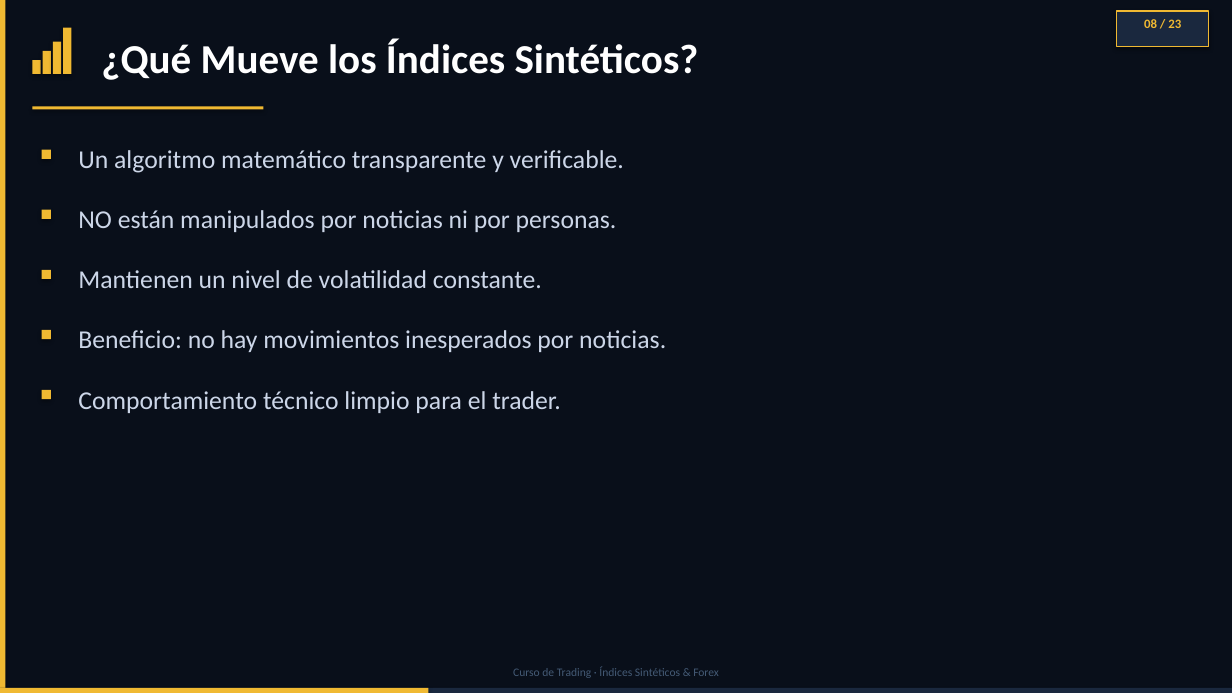
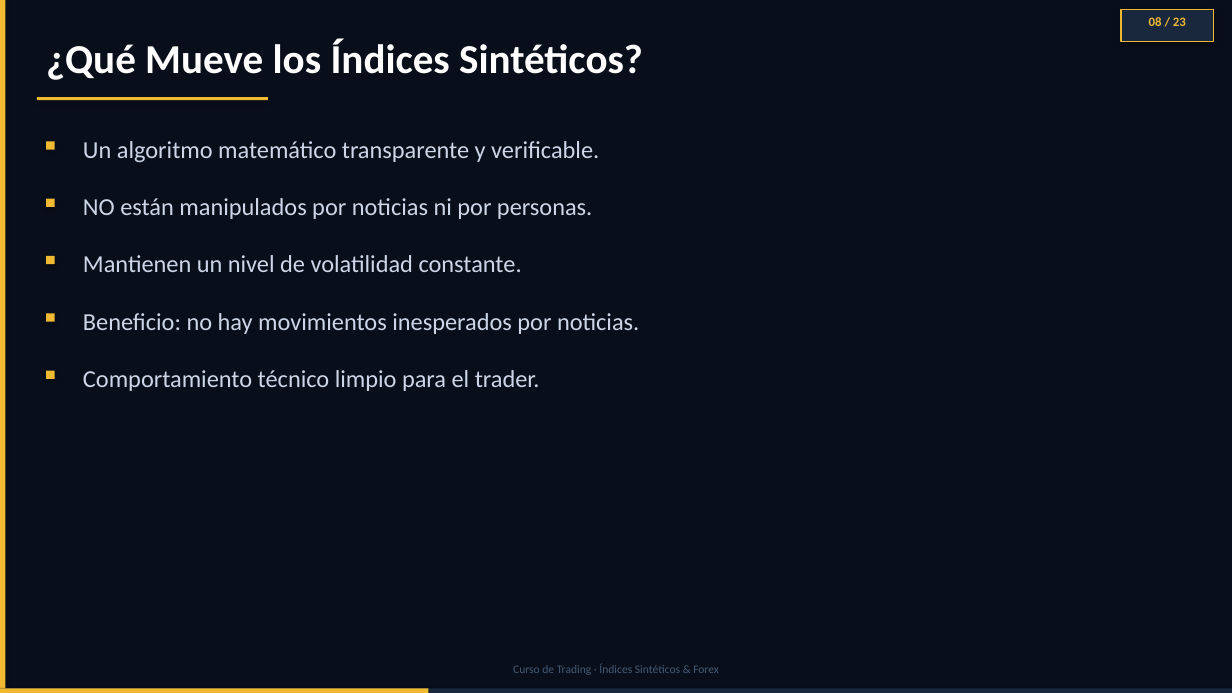
Before and after one commit to daac-gif/curso-trading, a slide deck: slide 8 of diapositivas/Clase_01_PREMIUM_FINAL.pptx. Drawn at 1232x693 pixels with LibreOffice and Linux fonts; fonts in the diff are those of the drawing. Boxes give left, top, right and bottom in pixels: in the first picture for what was removed or moved away, otherwise in the second. Text is boxed around its words. In the diff, an @@ line names an element or a change of style, - is before the commit and + after.

```diff
--- a/diapositivas/Clase_01_PREMIUM_FINAL.pptx
+++ b/diapositivas/Clase_01_PREMIUM_FINAL.pptx
@@ text "¿Qué Mueve los Índices Sintéticos?": place and size @@
-text "¿Qué Mueve los Índices Sintéticos?" at box(101, 39, 699, 80)
+text "¿Qué Mueve los Índices Sintéticos?" at box(46, 39, 643, 80)
@@ rectangle removed at box(63, 28, 71, 74) @@
@@ text "08 / 23": place and size @@
-text "08 / 23" at box(1144, 19, 1181, 28)
+text "08 / 23" at box(1149, 17, 1186, 26)
@@ rectangle: place and size @@
-rectangle at box(1116, 11, 1209, 46)
+rectangle at box(1121, 9, 1214, 42)
@@ rectangle removed at box(43, 51, 51, 74) @@
@@ rectangle removed at box(32, 60, 41, 74) @@
@@ rectangle: place and size @@
-rectangle at box(32, 106, 263, 110)
+rectangle at box(37, 97, 268, 101)
@@ rectangle: place and size @@
-rectangle at box(53, 42, 61, 74)
+rectangle at box(46, 141, 55, 150)
@@ text "Un algoritmo matemático transparente y ...": place and size @@
-text "Un algoritmo matemático transparente y ..." at box(78, 150, 624, 173)
+text "Un algoritmo matemático transparente y ..." at box(83, 141, 599, 162)
@@ rectangle: place and size @@
-rectangle at box(42, 330, 51, 339)
+rectangle at box(46, 199, 55, 207)
@@ text "NO están manipulados por noticias ...": place and size @@
-text "NO están manipulados por noticias ..." at box(78, 210, 617, 232)
+text "NO están manipulados por noticias ..." at box(83, 198, 592, 219)
@@ rectangle: place and size @@
-rectangle at box(42, 150, 51, 159)
+rectangle at box(46, 256, 55, 264)
@@ text "Mantienen un nivel de volatilidad ...": place and size @@
-text "Mantienen un nivel de volatilidad ..." at box(78, 270, 542, 288)
+text "Mantienen un nivel de volatilidad ..." at box(83, 255, 522, 272)
@@ rectangle: place and size @@
-rectangle at box(42, 210, 51, 219)
+rectangle at box(46, 313, 55, 322)
@@ text "Beneficio: no hay movimientos inesperados ...": place and size @@
-text "Beneficio: no hay movimientos inesperados ..." at box(78, 330, 666, 352)
+text "Beneficio: no hay movimientos inesperados ..." at box(83, 313, 639, 334)
@@ size 20 to 19 pt in 5 elements at box(83, 141, 599, 162), box(83, 198, 592, 219), box(83, 255, 522, 272), box(83, 313, 639, 334), box(83, 370, 540, 391) @@
@@ text "Comportamiento técnico limpio para el ...": place and size @@
-text "Comportamiento técnico limpio para el ..." at box(78, 391, 561, 413)
+text "Comportamiento técnico limpio para el ..." at box(83, 370, 540, 391)
@@ rectangle: place and size @@
-rectangle at box(42, 270, 51, 279)
+rectangle at box(46, 371, 55, 379)
@@ rectangle removed at box(42, 390, 51, 399) @@
```
Also in this commit, not shown: 22 other slides changed.
